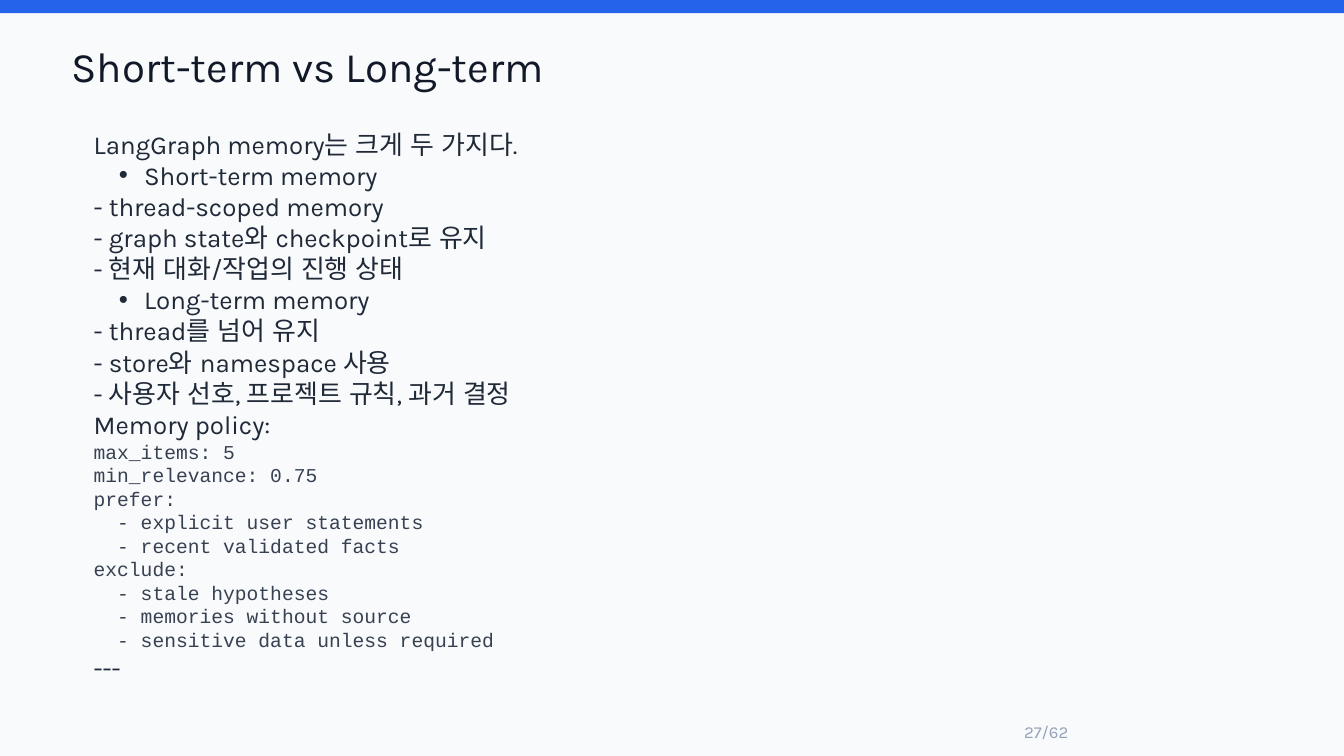
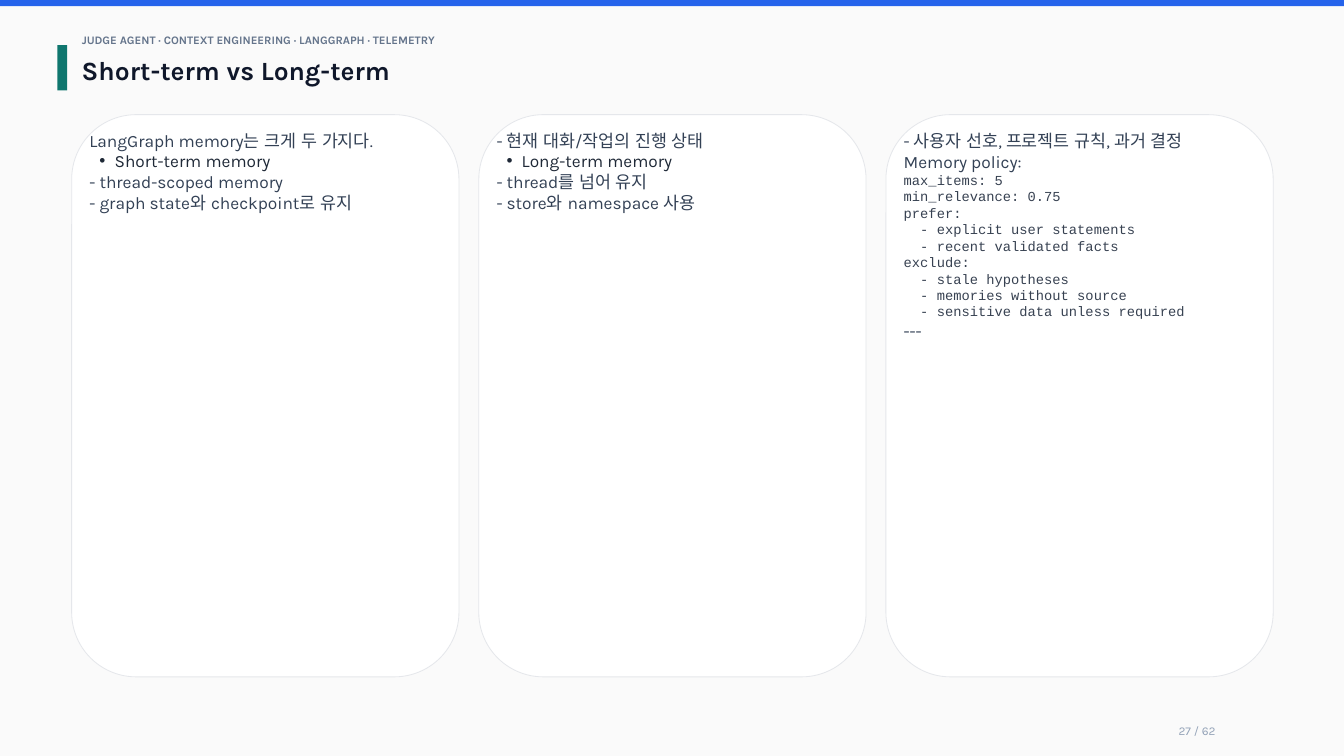
Before and after one commit to lesh915/judge-agent, a slide deck: slide 27 of docs/JUDGE_AGENT_CONTEXT_ENGINEERING_TECH_PRESENTATION.pptx. Drawn at 1344x756 pixels with LibreOffice and Linux fonts; fonts in the diff are those of the drawing. Boxes give left, top, right and bottom in pixels: in the first picture for what was removed or moved away, otherwise in the second. Text is boxed around its words. In the diff, an @@ line names an element or a change of style, - is before the commit and + after.

Commit message:
docs: refine presentation pptx layout

```diff
--- a/docs/JUDGE_AGENT_CONTEXT_ENGINEERING_TECH_PRESENTATION.pptx
+++ b/docs/JUDGE_AGENT_CONTEXT_ENGINEERING_TECH_PRESENTATION.pptx
@@ rectangle resized from (x1=0, y1=0, x2=1344, y2=13) to (x1=0, y1=0, x2=1344, y2=6) @@
@@ rectangle at (x1=0, y1=0, x2=1344, y2=756): fill #F8FAFC to #FAFAFA; outline none to #FAFAFA 0.6 pt @@
@@ rectangle added at (x1=57, y1=45, x2=68, y2=91), fill #0F766E @@
@@ text "Short-term vs Long-term" moved from (x1=72, y1=53, x2=544, y2=93) to (x1=82, y1=62, x2=390, y2=86) @@
@@ text "Short-term vs Long-term" at (x1=82, y1=62, x2=390, y2=86): size 30 to 18.8 pt, text colour #111827 to #0F172A, bold on @@
@@ text added at (x1=82, y1=36, x2=435, y2=44), 8.2 pt, text #64748B, bold @@
+JUDGE AGENT · CONTEXT ENGINEERING · LANGGRAPH · TELEMETRY
@@ rounded rectangle added at (x1=72, y1=115, x2=459, y2=678), fill #FFFFFF, outline #E5E7EB 0.6 pt @@
@@ rounded rectangle added at (x1=479, y1=115, x2=866, y2=678), fill #FFFFFF, outline #E5E7EB 0.6 pt @@
@@ rounded rectangle added at (x1=886, y1=115, x2=1273, y2=678), fill #FFFFFF, outline #E5E7EB 0.6 pt @@
@@ text added at (x1=89, y1=132, x2=373, y2=214), 12.4 pt, text #334155 @@
+LangGraph memory는 크게 두 가지다.
+• Short-term memory
+- thread-scoped memory
+- graph state와 checkpoint로 유지
@@ text at (x1=94, y1=132, x2=518, y2=378): paragraphs removed @@
-LangGraph memory는 크게 두 가지다.
-• Short-term memory
-- thread-scoped memory
-- graph state와 checkpoint로 유지
-- 현재 대화/작업의 진행 상태
-• Long-term memory
-- thread를 넘어 유지
-- store와 namespace 사용
@@ text added at (x1=507, y1=132, x2=704, y2=213), 12.4 pt, text #334155 @@
+- 현재 대화/작업의 진행 상태
+• Long-term memory
+- thread를 넘어 유지
+- store와 namespace 사용
@@ text "- 사용자 선호, 프로젝트 규칙, ..." moved from (x1=94, y1=132, x2=518, y2=651) to (x1=904, y1=132, x2=1185, y2=319) @@
@@ text at (x1=904, y1=132, x2=1183, y2=173): size 18.5 to 12.4 pt, text colour #1F2937 to #334155 in "- 사용자 선호, 프로젝트 규칙, 과거 결정", "Memory policy:", "---" @@
@@ text at (x1=904, y1=175, x2=1185, y2=319): text changed; size 14 to 9.8 pt @@
-max_items: 5
-min_relevance: 0.75
-prefer:
-- explicit user statements
-- recent validated facts
-exclude:
-- stale hypotheses
-- memories without source
-- sensitive data unless required
+max_items: 5
+min_relevance: 0.75
+prefer:
+- explicit user statements
+- recent validated facts
+exclude:
+- stale hypotheses
+- memories without source
+- sensitive data unless required
@@ text at (x1=1179, y1=727, x2=1216, y2=735): text changed; size 12 to 8.5 pt @@
-27/62
+27 / 62
```
Also in this commit, not shown: 61 other slides changed.
